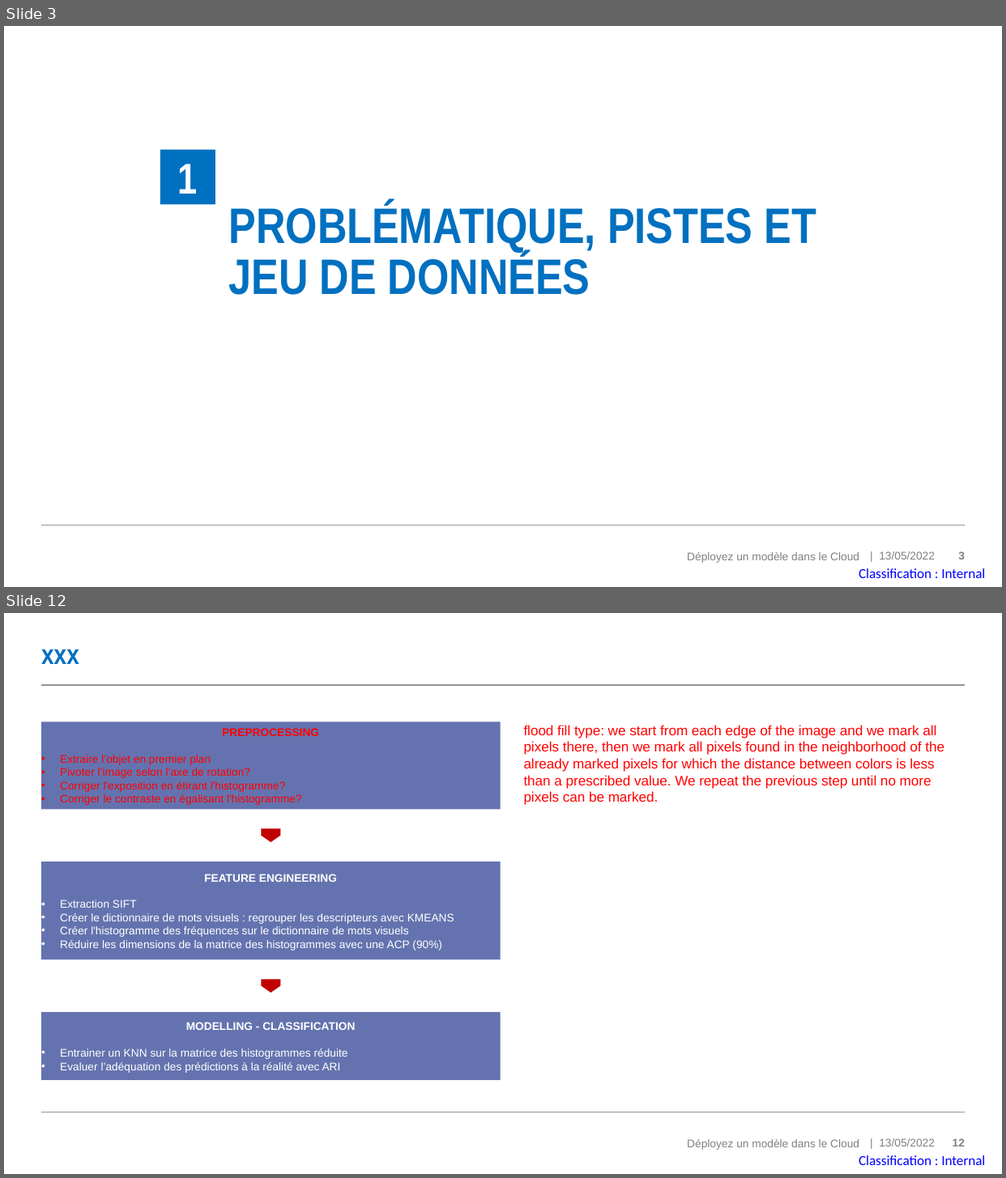
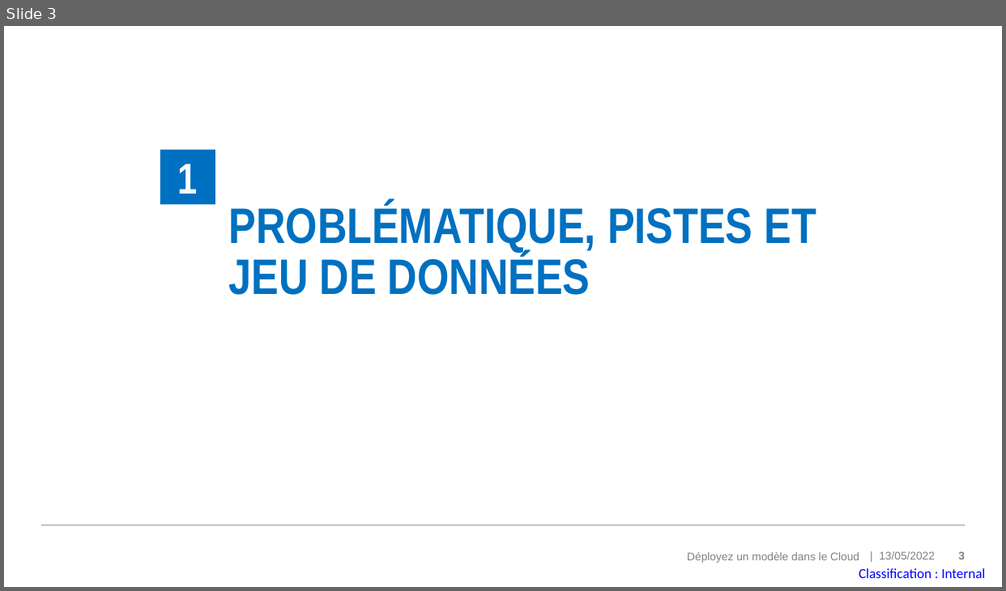
Before and after one commit to MadesLaurence/OpenClassrooms-Fruits-Project-8-, a slide deck: P8_10_support.pptx. Shown one above the other, each under a label of ours: slides 3 and 12 before the commit, slide 3 after it; the slides between them are not shown. The pictures are 1006x1178 and 1006x591 pixels, drawn with LibreOffice and Linux fonts; fonts in the diff are those of the drawing. Boxes give left, top, right and bottom in pixels: in the first picture for what was removed or moved away, otherwise in the second. Text is boxed around its words. In the diff, an @@ line names an element or a change of style, - is before the commit and + after.

```diff
--- a/P8_10_support.pptx
+++ b/P8_10_support.pptx
@@ slide 12 removed at <box>4,613,1002,1174</box>, background #FFFFFF; not listed: 5 template elements that a slide beside it also shows @@
@@ title removed at <box>41,649,79,664</box> @@
-xxx
@@ line removed from (42, 685) to (965, 685) @@
@@ rectangle removed at <box>41,722,500,810</box> @@
-PREPROCESSING
-• Extraire l’objet en premier plan
-• Pivoter l’image selon l’axe de rotation?
-• Corriger l'exposition en étirant l'histogramme?
-• Corriger le contraste en égalisant l'histogramme?
@@ text removed at <box>524,725,944,805</box> @@
-flood fill type: we start from each edge of the image and we mark all pixels there, then we mark all pixels found in the neighborhood of the already marked pixels for which the distance between colors is less than a prescribed value. We repeat the previous step until no more pixels can be marked.
@@ pentagon arrow removed at <box>262,828,280,841</box> @@
@@ rectangle removed at <box>41,862,500,960</box> @@
-FEATURE ENGINEERING
-• Extraction SIFT
-• Créer le dictionnaire de mots visuels : regrouper les descripteurs avec KMEANS
-• Créer l'histogramme des fréquences sur le dictionnaire de mots visuels
-• Réduire les dimensions de la matrice des histogrammes avec une ACP (90%)
@@ pentagon arrow removed at <box>262,979,280,992</box> @@
@@ rectangle removed at <box>41,1012,500,1080</box> @@
-MODELLING - CLASSIFICATION
-• Entrainer un KNN sur la matrice des histogrammes réduite
-• Evaluer l’adéquation des prédictions à la réalité avec ARI
```
Also in this commit, not shown: 7 slides changed, 3 slides added, 2 other slides removed, 1 other file.
